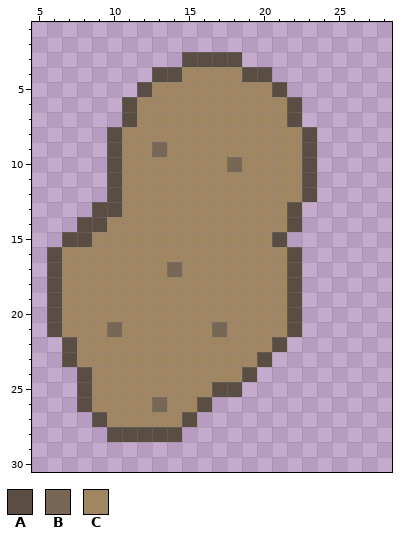
File history of a pixel-art sprite, assets/Patate_v1.png. The picture above is the old version.
The file is 32x32 pixels. Shown: x 5..28, y 1..30.
Palette (. is transparent): A #5a4e44  B #796755  C #a08662
Pixels before, first column x 6:
 3 .........AAAA.....
 4 .......AACCCCAA...
 5 ......ACCCCCCCCA..
 6 .....ACCCCCCCCCCA.
 7 .....ACCCCCCCCCCA.
 8 ....ACCCCCCCCCCCCA
 9 ....ACCBCCCCCCCCCA
10 ....ACCCCCCCBCCCCA
11 ....ACCCCCCCCCCCCA
12 ....ACCCCCCCCCCCCA
13 ...AACCCCCCCCCCCA.
14 ..AACCCCCCCCCCCCA.
15 .AACCCCCCCCCCCCA..
16 ACCCCCCCCCCCCCCCA.
17 ACCCCCCCBCCCCCCCA.
18 ACCCCCCCCCCCCCCCA.
19 ACCCCCCCCCCCCCCCA.
20 ACCCCCCCCCCCCCCCA.
21 ACCCBCCCCCCBCCCCA.
22 .ACCCCCCCCCCCCCA..
23 .ACCCCCCCCCCCCA...
24 ..ACCCCCCCCCCA....
25 ..ACCCCCCCCAA.....
26 ..ACCCCBCCA.......
27 ...ACCCCCA........
28 ....AAAAA.........
Now the later version:
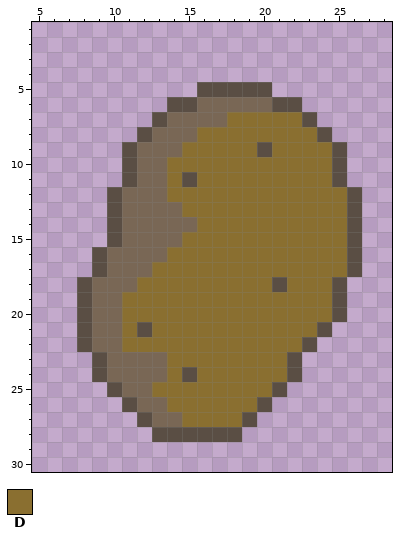
Colours new in this view: D #8a6f30
The edit:
Changed rows in their new state; - is an unchanged pixel.
first column x 6:
 3 ---------....--------
 4 -------........------
 5 ------....AAAAA.-----
 6 -----...AABBBBBA-----
 7 -----..ABBBBDDDDDA---
 8 ----..ABBBDDDDDDDDA--
 9 ----.AB-BDDDDDADDDDA-
10 ----.ABBDDDDDDDDDDDA-
11 ----.ABBDADDDDDDDDDA-
12 -----BBBDDDDDDDDDDDDA
13 ---.-BBBBDDDDDDDDDDDA
14 --..ABBBBBDDDDDDDDDDA
15 -...ABBBBDDDDDDDDDDDA
16 ...ABBBBDDDDDDDDDDDDA
17 ...ABBBDDDDDDDDDDDDDA
18 ..ABBBDDDDDDDDDADDDA-
19 ..ABBDDDDDDDDDDDDDDA-
20 ..ABBDDDDDDDDDDDDDDA-
21 ..AB-DADDDDDDDDDDDA--
22 -.ABBDDDDDDDDDDDDA---
23 -..ABBBBDDDDDDDDA----
24 --.ABBBBDADDDDDDA----
25 --..ABBDDDDDDDDA-----
26 --...AB-DDDDDDA------
27 ---...ABBDDDDA-------
28 ----...--AAAA--------
